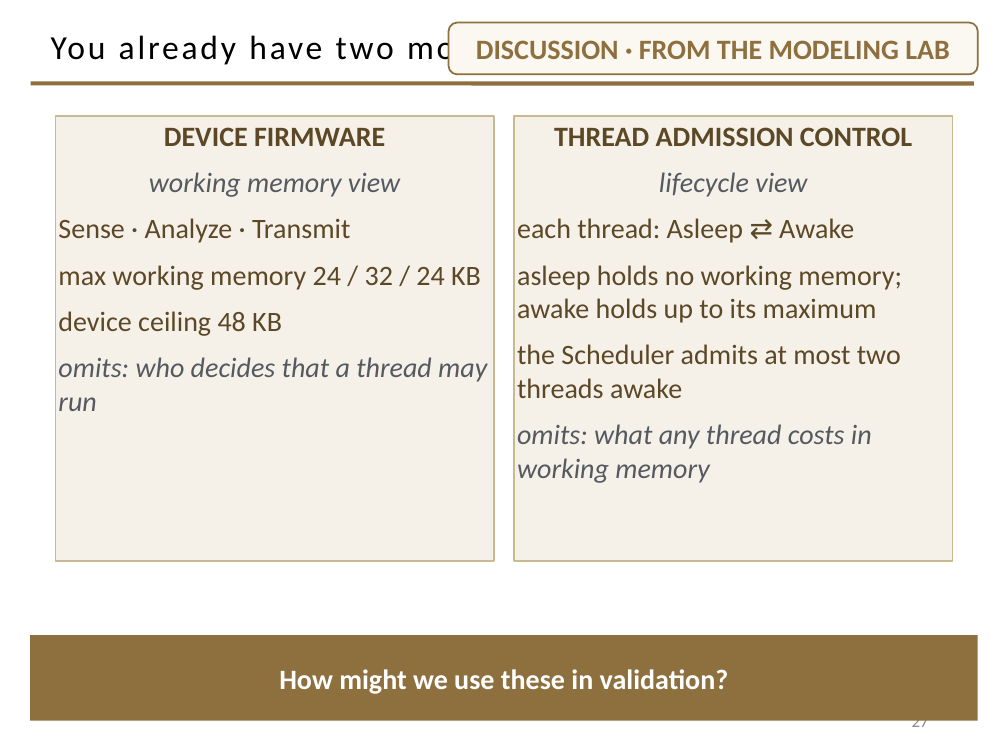
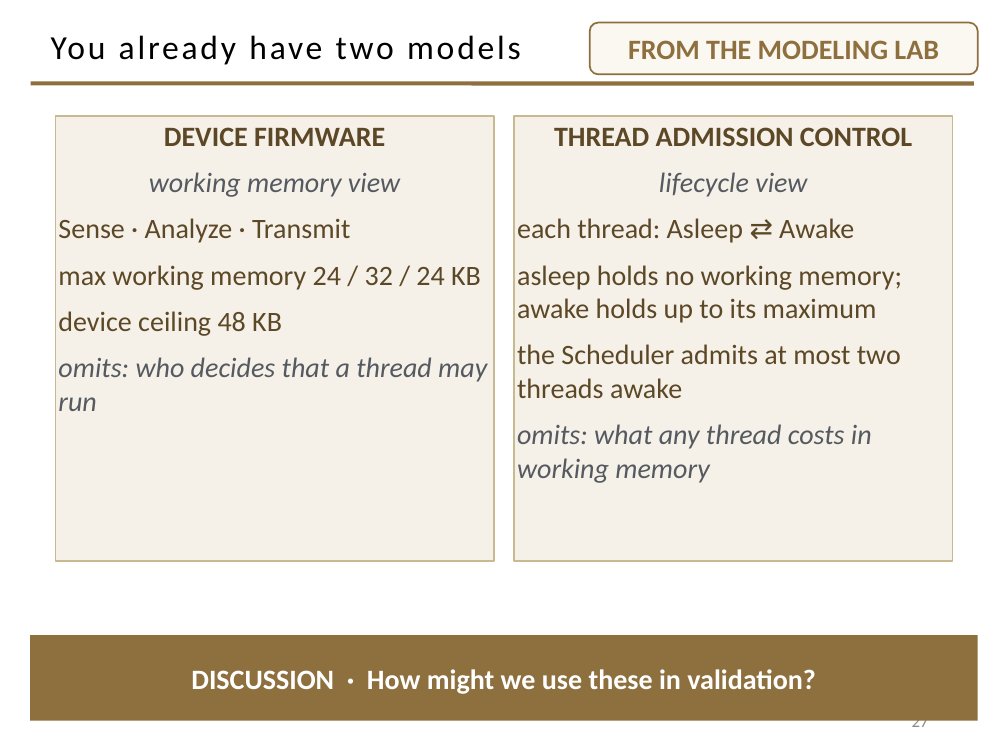
Before and after one commit to davisjam/model-based-agentic-software-engineering, a slide deck: slide 27 of course/lectures/act-2-delegation-and-control/03-alignment/2-3-Alignment.pptx. Drawn at 1008x756 pixels with LibreOffice and Linux fonts; fonts in the diff are those of the drawing; background and template pictures are left out. Boxes give left, top, right and bottom in pixels: in the first picture for what was removed or moved away, otherwise in the second. Text is boxed around its words. In the diff, an @@ line names an element or a change of style, - is before the commit and + after.

Commit message:
deck 2-3: visual QA fix — DISCUSSION marker moves into the footer band; lab kicker back to original geometry (overlapped the title)

```diff
--- a/course/lectures/act-2-delegation-and-control/03-alignment/2-3-Alignment.pptx
+++ b/course/lectures/act-2-delegation-and-control/03-alignment/2-3-Alignment.pptx
@@ rounded rectangle "FROM THE MODELING LAB": place and size @@
-rounded rectangle "FROM THE MODELING LAB" at box(449, 22, 978, 74)
+rounded rectangle "FROM THE MODELING LAB" at box(590, 22, 978, 74)
@@ text in rounded rectangle at box(628, 40, 939, 59): text changed @@
-DISCUSSION · FROM THE MODELING LAB
+FROM THE MODELING LAB
@@ text in rectangle at box(191, 669, 816, 694): text changed @@
-How might we use these in validation?
+DISCUSSION · How might we use these in validation?
```
